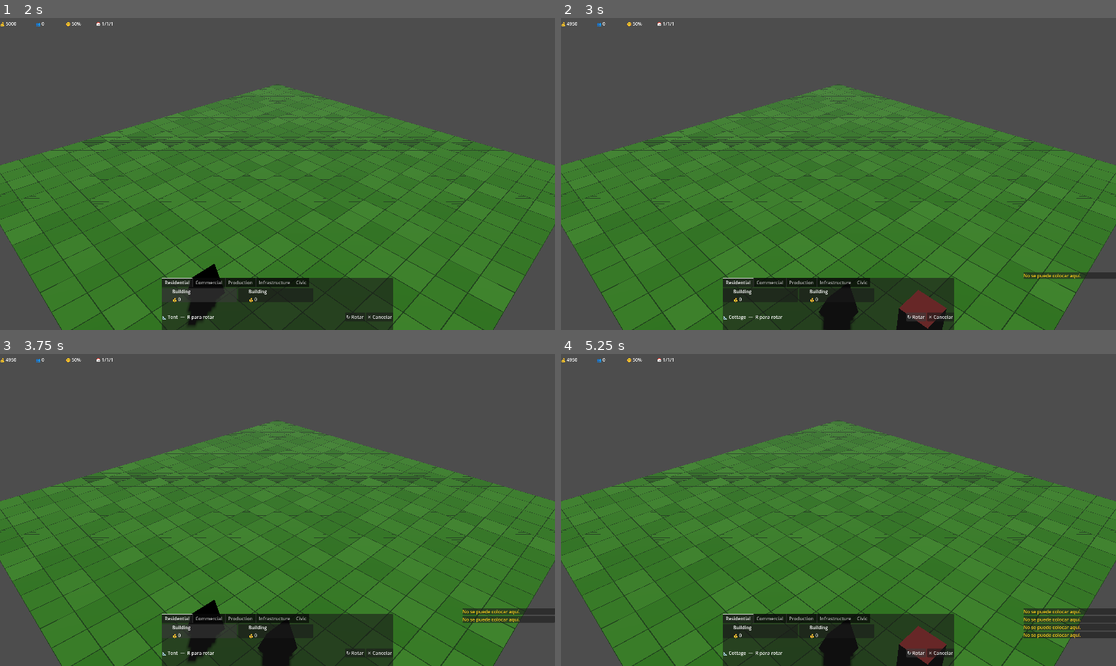
Above: before the commit, frames 1-4 (two rows, left to right).
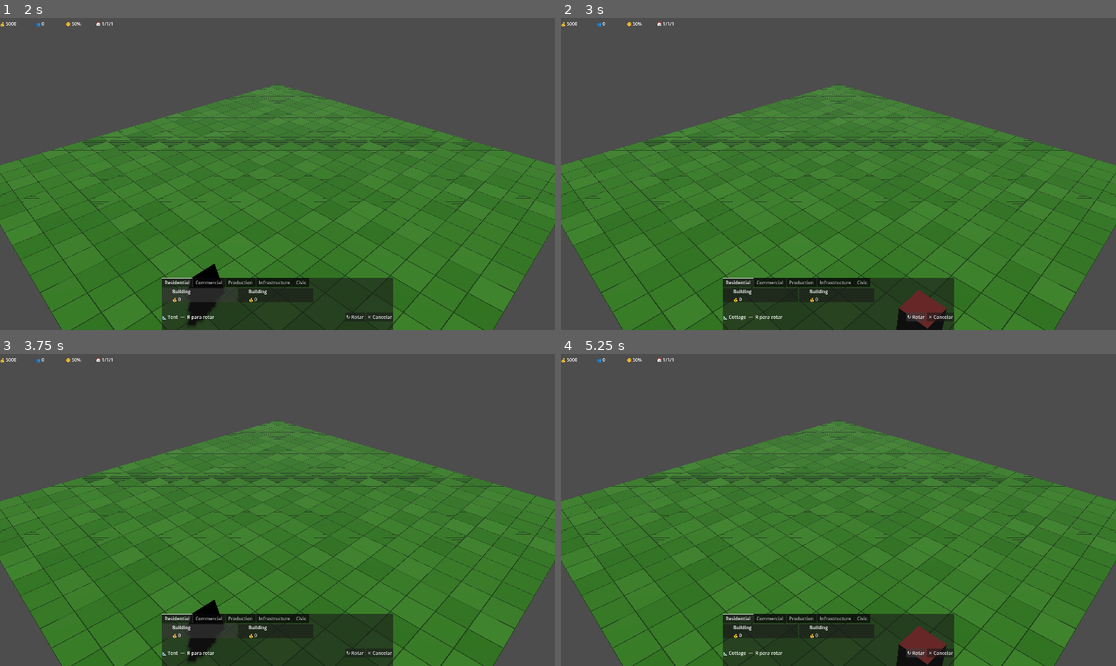
Above: after the commit, the same moments.

Repository: roltipony/consell
Game: Godot game, scene res://scenes/main/MainMenu.tscn
Two runs of this game, one before a commit and one after it. Both use one fixed random seed, a clock stepped at 60 frames per second and the inputs below.
Inputs (mouse positions are in pixels of both pictures, inside the frame that each line leads up to):
- Up to frame 1 (2 s): click "New Game" at 0.5 s; click (199, 295) at 1.27 s
- Up to frame 2 (3 s): click (838, 295) at 2.02 s; click "↻ Rotar" at 2.75 s
- Up to frame 3 (3.75 s): click (199, 631) at 3.52 s
- Up to frame 4 (5.25 s): click (838, 631) at 4.27 s; click "↻ Rotar" at 5 s

Frame 1 is identical in both runs. In frame 2, 0.9% of the frame differs, in the area x 1-100%, y 1-100%; in frame 3, 1.2%; in frame 4, 2.0%.

Commit message:
building places when clicking building menu fixed

Diff:
--- a/src/ui/menus/GameWorld.gd
+++ b/src/ui/menus/GameWorld.gd
@@ -34,9 +34,17 @@
 	if event is InputEventMouseButton:
 		var mb: InputEventMouseButton = event as InputEventMouseButton
 		if mb.pressed and mb.button_index == MOUSE_BUTTON_LEFT:
-			if not get_viewport().is_input_handled():
+			if not _is_mouse_over_ui():
 				building_placer.try_place_at_mouse()
 
 	if event.is_action_pressed("pause_game"):
-		if not get_viewport().is_input_handled():
+		if not _is_mouse_over_ui():
 			GameManager.pause(not GameManager.is_paused)
+
+func _is_mouse_over_ui() -> bool:
+	var mouse_pos: Vector2 = get_viewport().get_mouse_position()
+	for node in get_tree().get_nodes_in_group("ui_panels"):
+		if node is Control and node.is_visible_in_tree():
+			if node.get_global_rect().has_point(mouse_pos):
+				return true
+	return false
--- a/src/ui/panels/BuildMenu.gd
+++ b/src/ui/panels/BuildMenu.gd
@@ -16,6 +16,8 @@
 var _selected_id: String = ""
 
 func _ready() -> void:
+	add_to_group("ui_panels")
+
 	EventBus.build_mode_entered.connect(_on_build_mode_entered)
 	EventBus.build_mode_exited.connect(_on_build_mode_exited)
 	EventBus.panel_open_requested.connect(_on_panel_open)
